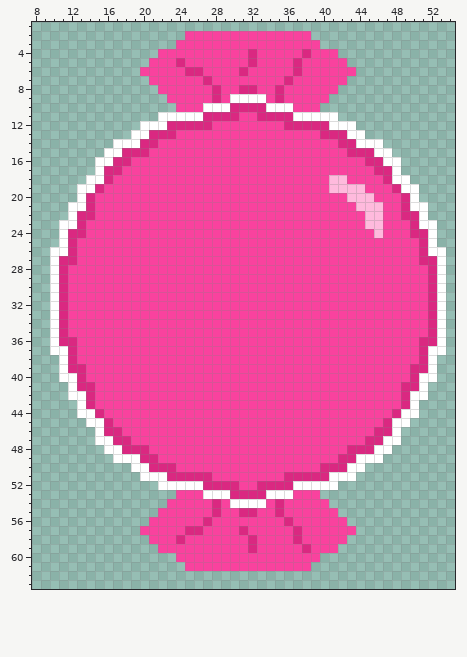
Pixel-art file, stored at Texture/PlanetCandy.aseprite. This is how it looked before the edit.
64x64 pixels, 1 frame. Shown: x 8..54, y 1..63.
Now the later version:
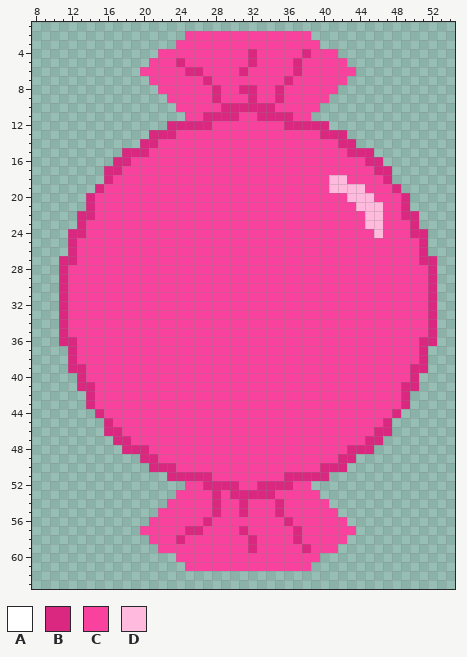
Palette (. is transparent): A #ffffff  B #da2881  C #f9429e  D #ffbadd
From the commit log: remove outline planet candy
Changes in this commit:
--- layer "corps"
@@ x 8..54 @@
  8 ..............CCCCCCBCCBBCCBCCCCCC.............
- 9 ...............CCCCCBCAAAACBCCCCC..............
-10 ................CCCAAABBBBAAACCC...............
-11 ..............AAAAABBBBCCBBBBAAAAA.............
-12 ............AAABBBBBCCCCCCCCBBBBBAAA...........
-13 ...........AABBBCCCCCCCCCCCCCCCCBBBAA..........
-14 .........AAABBCCCCCCCCCCCCCCCCCCCCBBAAA........
-15 ........AABBBCCCCCCCCCCCCCCCCCCCCCCBBBAA.......
-16 .......AABBCCCCCCCCCCCCCCCCCCCCCCCCCCBBAA......
-17 .......ABBCCCCCCCCCCCCCCCCCCCCCCCCCCCCBBA......
-18 ......AABCCCCCCCCCCCCCCCCCCCCCCCCDDCCCCBAA.....
-19 .....AABCCCCCCCCCCCCCCCCCCCCCCCCCDDDDCCCBAA....
-20 .....ABCCCCCCCCCCCCCCCCCCCCCCCCCCCCDDDCCCBA....
-21 ....AABCCCCCCCCCCCCCCCCCCCCCCCCCCCCCDDDCCBAA...
-22 ....ABBCCCCCCCCCCCCCCCCCCCCCCCCCCCCCCDDCCBBA...
-23 ...AABCCCCCCCCCCCCCCCCCCCCCCCCCCCCCCCDDCCCBAA..
-24 ...ABBCCCCCCCCCCCCCCCCCCCCCCCCCCCCCCCCDCCCBBA..
-25 ...ABCCCCCCCCCCCCCCCCCCCCCCCCCCCCCCCCCCCCCCBA..
-26 ..AABCCCCCCCCCCCCCCCCCCCCCCCCCCCCCCCCCCCCCCBAA.
-27 ..ABBCCCCCCCCCCCCCCCCCCCCCCCCCCCCCCCCCCCCCCBBA.
-28 ..ABCCCCCCCCCCCCCCCCCCCCCCCCCCCCCCCCCCCCCCCCBA.
-29 ..ABCCCCCCCCCCCCCCCCCCCCCCCCCCCCCCCCCCCCCCCCBA.
-30 ..ABCCCCCCCCCCCCCCCCCCCCCCCCCCCCCCCCCCCCCCCCBA.
-31 ..ABCCCCCCCCCCCCCCCCCCCCCCCCCCCCCCCCCCCCCCCCBA.
-32 ..ABCCCCCCCCCCCCCCCCCCCCCCCCCCCCCCCCCCCCCCCCBA.
-33 ..ABCCCCCCCCCCCCCCCCCCCCCCCCCCCCCCCCCCCCCCCCBA.
-34 ..ABCCCCCCCCCCCCCCCCCCCCCCCCCCCCCCCCCCCCCCCCBA.
-35 ..ABCCCCCCCCCCCCCCCCCCCCCCCCCCCCCCCCCCCCCCCCBA.
-36 ..ABBCCCCCCCCCCCCCCCCCCCCCCCCCCCCCCCCCCCCCCBBA.
-37 ..AABCCCCCCCCCCCCCCCCCCCCCCCCCCCCCCCCCCCCCCBAA.
-38 ...ABCCCCCCCCCCCCCCCCCCCCCCCCCCCCCCCCCCCCCCBA..
-39 ...ABBCCCCCCCCCCCCCCCCCCCCCCCCCCCCCCCCCCCCBBA..
-40 ...AABCCCCCCCCCCCCCCCCCCCCCCCCCCCCCCCCCCCCBAA..
-41 ....ABBCCCCCCCCCCCCCCCCCCCCCCCCCCCCCCCCCCBBA...
-42 ....AABCCCCCCCCCCCCCCCCCCCCCCCCCCCCCCCCCCBAA...
-43 .....ABCCCCCCCCCCCCCCCCCCCCCCCCCCCCCCCCCCBA....
-44 .....AABCCCCCCCCCCCCCCCCCCCCCCCCCCCCCCCCBAA....
-45 ......AABCCCCCCCCCCCCCCCCCCCCCCCCCCCCCCBAA.....
-46 .......ABBCCCCCCCCCCCCCCCCCCCCCCCCCCCCBBA......
-47 .......AABBCCCCCCCCCCCCCCCCCCCCCCCCCCBBAA......
-48 ........AABBBCCCCCCCCCCCCCCCCCCCCCCBBBAA.......
-49 .........AAABBCCCCCCCCCCCCCCCCCCCCBBAAA........
-50 ...........AABBBCCCCCCCCCCCCCCCCBBBAA..........
-51 ............AAABBBBBCCCCCCCCBBBBBAAA...........
-52 ..............AAAAABBBBCCBBBBAAAAA.............
-53 ................CCCAAABBBBAAACCC...............
-54 ...............CCCCCBCAAAACBCCCCC..............
-55 ..............CCCCCCBCCBBCCBCCCCCC.............
+ 9 ...............CCCCCBCCCBCCBCCCCC..............
+10 ................CCCCCBBBBBBCCCCC...............
+11 .................CCBBBBCCBBBBCC................
+12 ...............BBBBBCCCCCCCCBBBBB..............
+13 .............BBBCCCCCCCCCCCCCCCCBBB............
+14 ............BBCCCCCCCCCCCCCCCCCCCCBB...........
+15 ..........BBBCCCCCCCCCCCCCCCCCCCCCCBBB.........
+16 .........BBCCCCCCCCCCCCCCCCCCCCCCCCCCBB........
+17 ........BBCCCCCCCCCCCCCCCCCCCCCCCCCCCCBB.......
+18 ........BCCCCCCCCCCCCCCCCCCCCCCCCDDCCCCB.......
+19 .......BCCCCCCCCCCCCCCCCCCCCCCCCCDDDDCCCB......
+20 ......BCCCCCCCCCCCCCCCCCCCCCCCCCCCCDDDCCCB.....
+21 ......BCCCCCCCCCCCCCCCCCCCCCCCCCCCCCDDDCCB.....
+22 .....BBCCCCCCCCCCCCCCCCCCCCCCCCCCCCCCDDCCBB....
+23 .....BCCCCCCCCCCCCCCCCCCCCCCCCCCCCCCCDDCCCB....
+24 ....BBCCCCCCCCCCCCCCCCCCCCCCCCCCCCCCCCDCCCBB...
+25 ....BCCCCCCCCCCCCCCCCCCCCCCCCCCCCCCCCCCCCCCB...
+26 ....BCCCCCCCCCCCCCCCCCCCCCCCCCCCCCCCCCCCCCCB...
+27 ...BBCCCCCCCCCCCCCCCCCCCCCCCCCCCCCCCCCCCCCCBB..
+28 ...BCCCCCCCCCCCCCCCCCCCCCCCCCCCCCCCCCCCCCCCCB..
+29 ...BCCCCCCCCCCCCCCCCCCCCCCCCCCCCCCCCCCCCCCCCB..
+30 ...BCCCCCCCCCCCCCCCCCCCCCCCCCCCCCCCCCCCCCCCCB..
+31 ...BCCCCCCCCCCCCCCCCCCCCCCCCCCCCCCCCCCCCCCCCB..
+32 ...BCCCCCCCCCCCCCCCCCCCCCCCCCCCCCCCCCCCCCCCCB..
+33 ...BCCCCCCCCCCCCCCCCCCCCCCCCCCCCCCCCCCCCCCCCB..
+34 ...BCCCCCCCCCCCCCCCCCCCCCCCCCCCCCCCCCCCCCCCCB..
+35 ...BCCCCCCCCCCCCCCCCCCCCCCCCCCCCCCCCCCCCCCCCB..
+36 ...BBCCCCCCCCCCCCCCCCCCCCCCCCCCCCCCCCCCCCCCBB..
+37 ....BCCCCCCCCCCCCCCCCCCCCCCCCCCCCCCCCCCCCCCB...
+38 ....BCCCCCCCCCCCCCCCCCCCCCCCCCCCCCCCCCCCCCCB...
+39 ....BBCCCCCCCCCCCCCCCCCCCCCCCCCCCCCCCCCCCCBB...
+40 .....BCCCCCCCCCCCCCCCCCCCCCCCCCCCCCCCCCCCCB....
+41 .....BBCCCCCCCCCCCCCCCCCCCCCCCCCCCCCCCCCCBB....
+42 ......BCCCCCCCCCCCCCCCCCCCCCCCCCCCCCCCCCCB.....
+43 ......BCCCCCCCCCCCCCCCCCCCCCCCCCCCCCCCCCCB.....
+44 .......BCCCCCCCCCCCCCCCCCCCCCCCCCCCCCCCCB......
+45 ........BCCCCCCCCCCCCCCCCCCCCCCCCCCCCCCB.......
+46 ........BBCCCCCCCCCCCCCCCCCCCCCCCCCCCCBB.......
+47 .........BBCCCCCCCCCCCCCCCCCCCCCCCCCCBB........
+48 ..........BBBCCCCCCCCCCCCCCCCCCCCCCBBB.........
+49 ............BBCCCCCCCCCCCCCCCCCCCCBB...........
+50 .............BBBCCCCCCCCCCCCCCCCBBB............
+51 ...............BBBBBCCCCCCCCBBBBB..............
+52 .................CCBBBBCCBBBBCC................
+53 ................CCCCBCBBBBBCCCCC...............
+54 ...............CCCCCBCCBCCCBCCCCC..............
+55 ..............CCCCCCBCCBCCCBCCCCCC.............
 56 .............CCCCCCBCCCCCCCCBCCCCCC............
